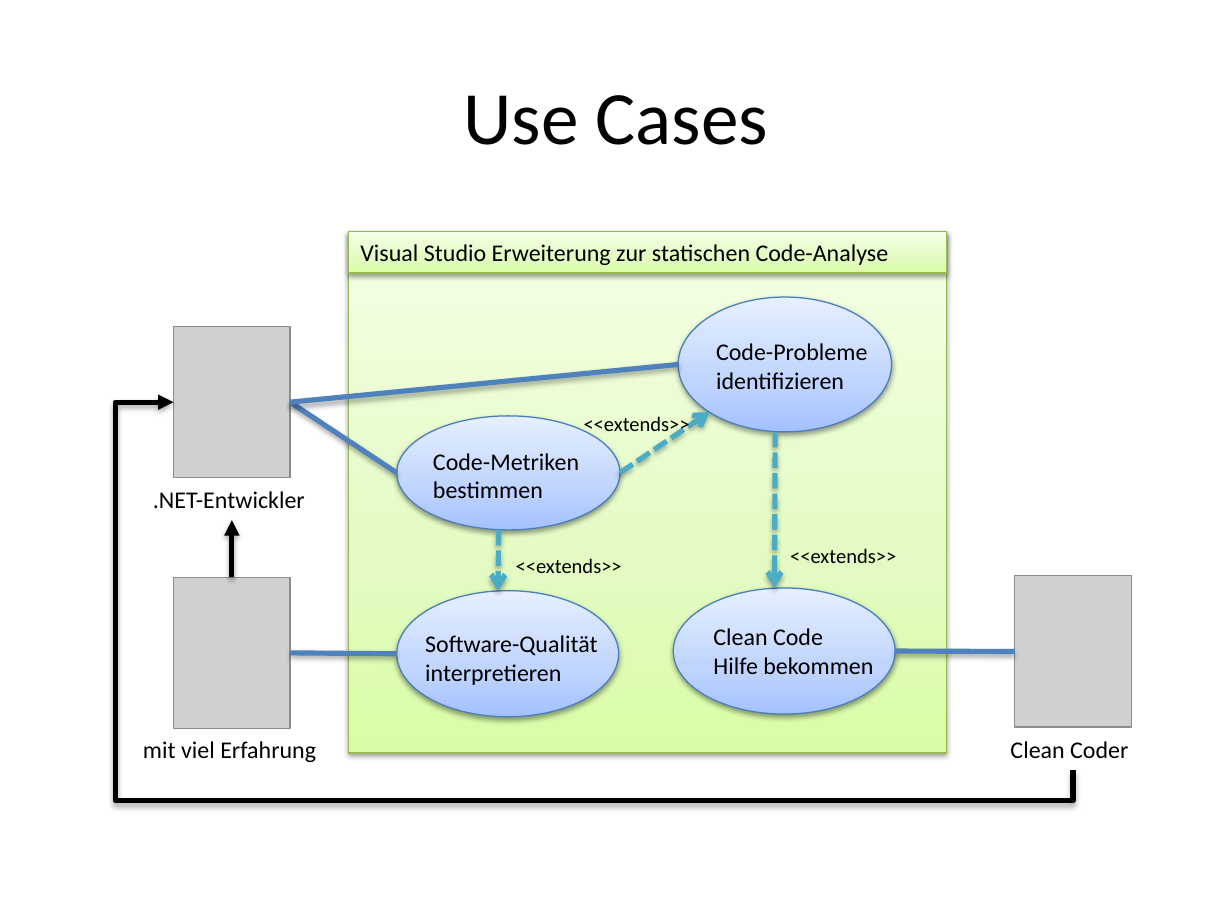
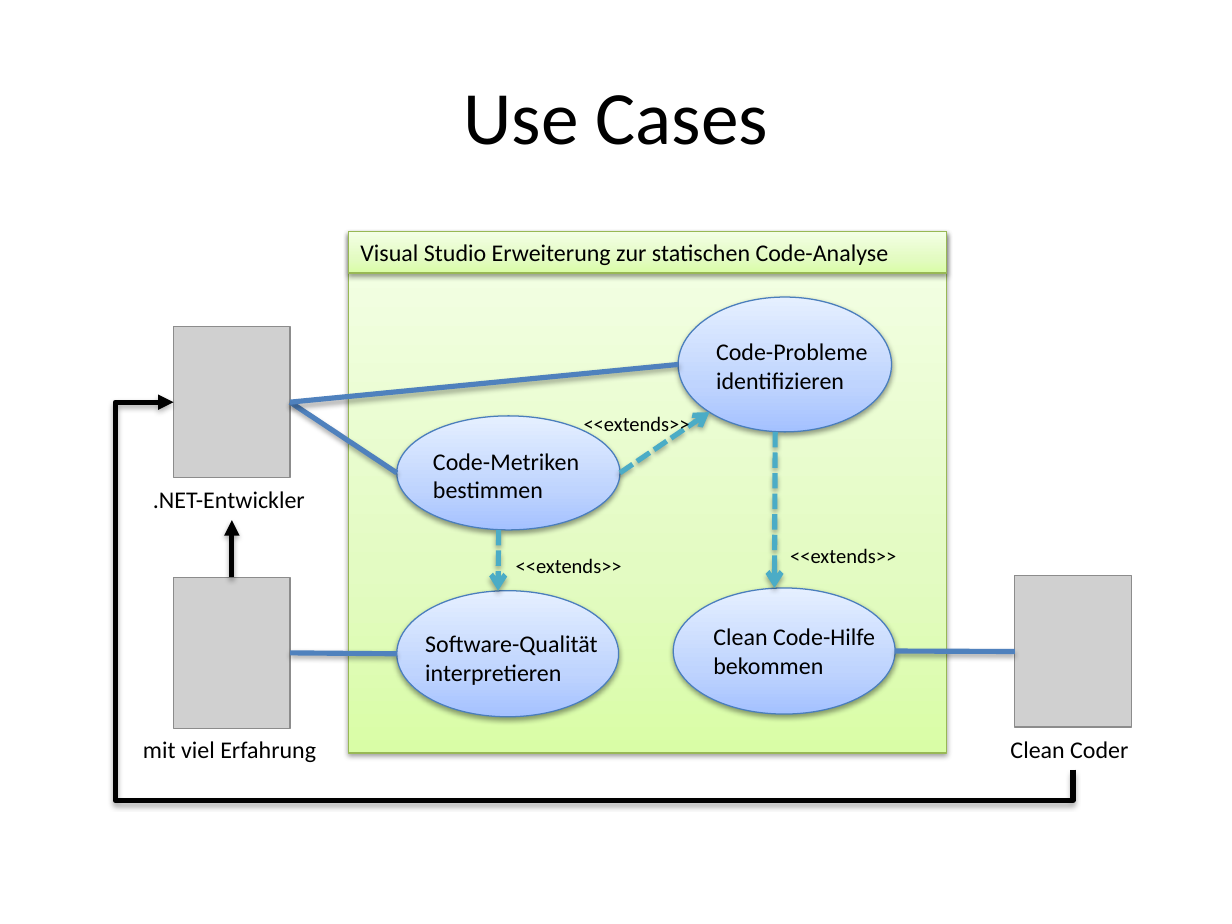
Before and after one commit to halllo/MTSS12, a slide deck: slide 4 of text/images/illustrations.pptx. Drawn at 1232x924 pixels with LibreOffice and Linux fonts; fonts in the diff are those of the drawing; grey boxes stand for pictures. Boxes give left, top, right and bottom in pixels: in the first picture for what was removed or moved away, otherwise in the second. Text is boxed around its words. In the diff, an @@ line names an element or a change of style, - is before the commit and + after.

```diff
--- a/text/images/illustrations.pptx
+++ b/text/images/illustrations.pptx
@@ text at <box>713,628,875,674</box>: text changed @@
-Clean Code
-Hilfe bekommen
+Clean Code-Hilfe bekommen
```
Also in this commit, not shown: 1 other slide changed, 3 other files.
